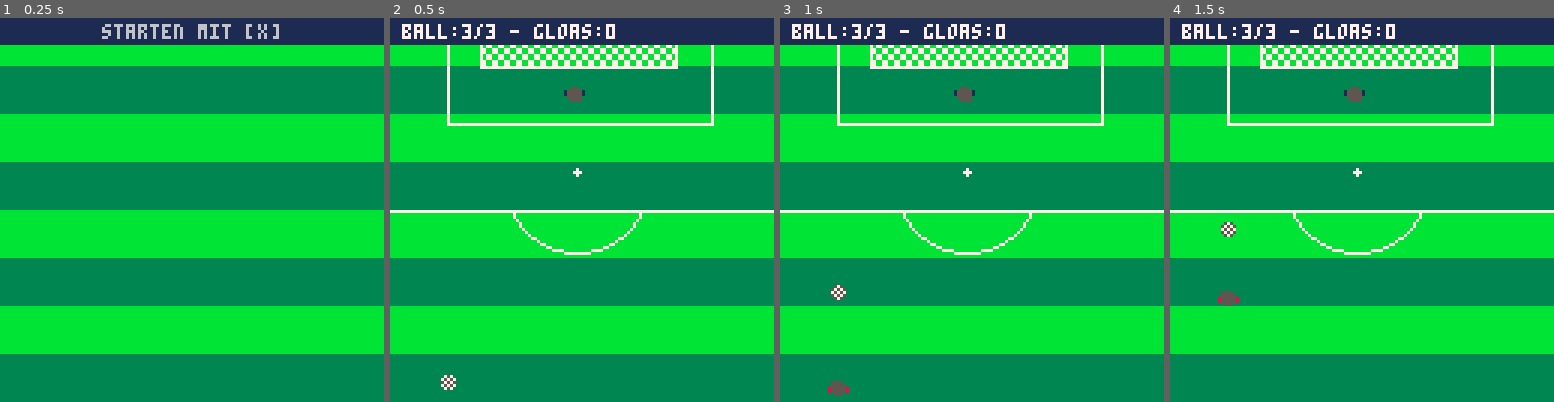
Above: before the commit, frames 1-4 (left to right).
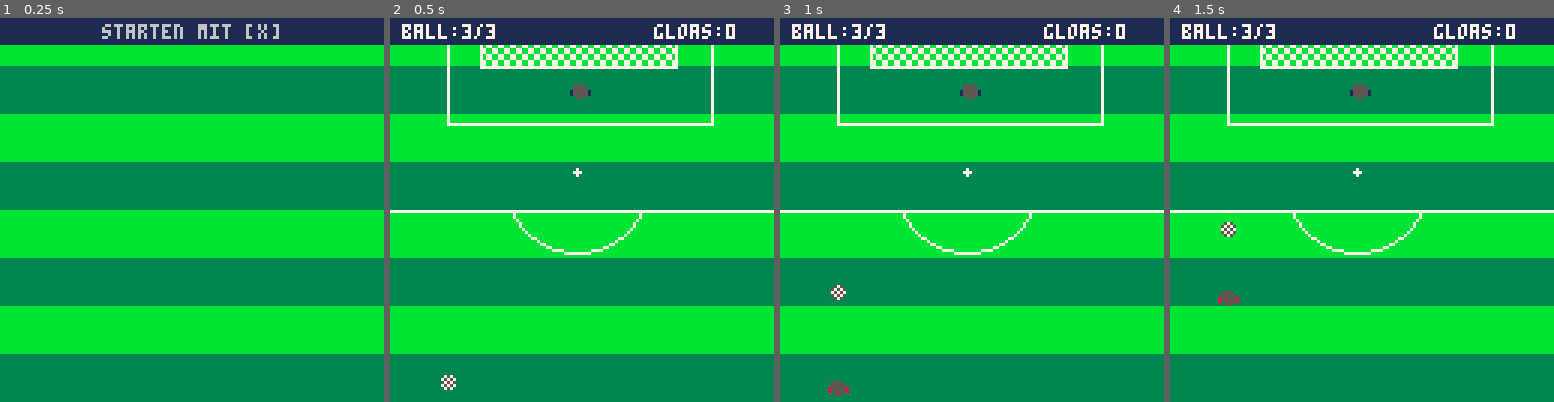
Above: after the commit, the same moments.

Repository: zothynine/torchance
Game: PICO-8 cartridge elfmeter.p8
The game is run twice, just before and just after one commit, with the same random seed, the same clock (stepped at 60 frames per second) and the same inputs.
Inputs:
- Up to frame 1 (0.25 s): no input
- Up to frame 2 (0.5 s): tap X (X key) at 0.33 s
- Up to frame 3 (1 s): no input
- Up to frame 4 (1.5 s): tap X (X key) at 1.07 s

Frame 1 is identical in both runs. In frame 2, 0.9% of the frame differs, in the area x 31-90%, y 1-22%; in frame 3, 0.9%; in frame 4, 0.9%.

Commit message:
Use sspr() everywhere
Use variable goalie.yoff for the Y offset of the goalie sprite

Diff:
--- a/elfmeter.p8
+++ b/elfmeter.p8
@@ -37,7 +37,8 @@
 
 function draw_score()
 	rectfill(0,0,127,8,1)
-	print("ball:3/3 - gloas:0",4,2,7)
+	print("ball:3/3",4,2,7)
+	print("gloas:0",88,2,7)
 end
 
 function draw_hint(_txt,_doblink)
@@ -173,10 +174,10 @@
 	circfill(ball.x,ball.y,ball.r,ball.col)
 	fillp()
 	--player
-	spr(1,player.x,player.y,1,1)
+	sspr(8,0,7,5,player.x,player.y)
 	pal(8,1)
 	--goalie
-	spr(1,49,ball.miny,2,2,1,1)
+	sspr(8,0,7,5,60,ball.miny+goalie.yoff)
 	pal()
 
 	--show aiming hint
@@ -261,7 +262,7 @@
 	sspr(8,0,7,5,player.x,player.y)
 	pal(8,1)
 	--goalie
-	sspr(8,0,7,5,49,ball.miny,2,2)
+	sspr(8,0,7,5,60,ball.miny+goalie.yoff)
 	pal()
 
 	-- strength bar
@@ -333,6 +334,10 @@
 		y = 113,
 		runin = 30,
 		fixed = false
+	}
+
+	goalie = {
+		yoff = 10
 	}
 
 	aiming = {
